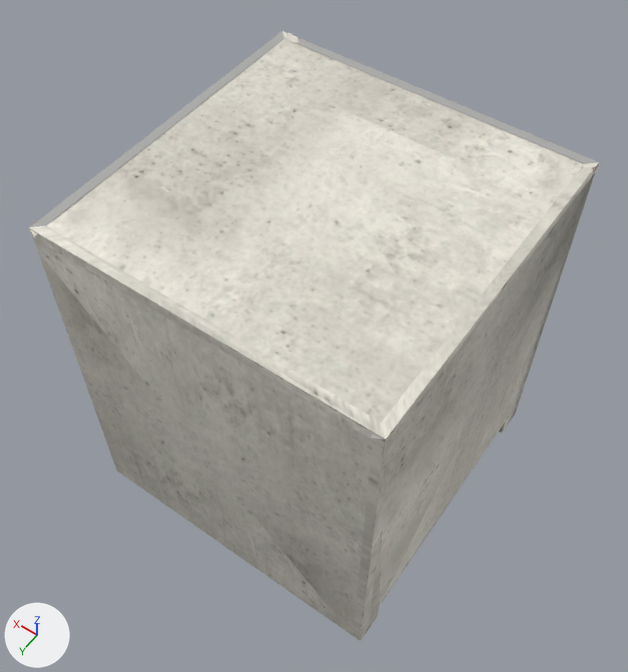
The glTF model public/katalog/modelle/table-150.gltf as it was, and as the next commit left it.
Camera for both pictures: a 50 mm camera at (-1.13, 1.64, 3.32) aimed at (0.03, 0.0, 0.75). The lights are fixed; the arrows at lower left show +X, +Y and +Z. The first picture is the older version. Vertices at exactly the same position are counted once.

Objects in the first picture: 'SK0454_Table_150.001'.
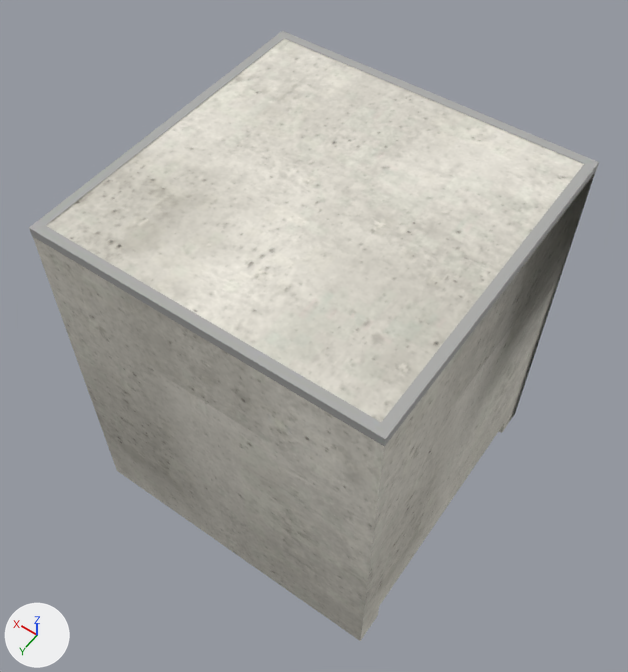
Boxes (x1, y1, x2, y2) around the edits, measured in the pictures (628 x 672 px):
part 1 of me_sk0454_table_150_001, deleted: before (30, 33, 598, 447)
part 2 of me_sk0454_table_150_001, surface changed: (30, 173, 595, 638) in both

The change, as a list of edits to the scene's bpy script:
```text
Change me_sk0454_table_150_001:
    used by ob_sk0454_table_150_001; location = (0.0, 0.0, 0.0)
    remove me_sk0454_table_150_001.from_pydata(...)  # 556 vertices, 1036 faces; spans x -0.64..0.639, y -0.641..0.641, z 0.0..1.482
    add me_sk0454_table_150_001.from_pydata(...)  # 484 vertices, 828 faces; spans x -0.626..0.626, y -0.626..0.626, z 0.0..1.482
    me_sk0454_table_150_001 part 1: 10 loose pieces with 72 vertices, spanning x -0.64..0.639, y -0.641..0.641, z 1.442..1.477, are deleted
    me_sk0454_table_150_001 part 2: 191 kept faces spanning x -0.626..0.626, y -0.625..0.626, z 0.0..1.482 get new texture (UV) coordinates
```
